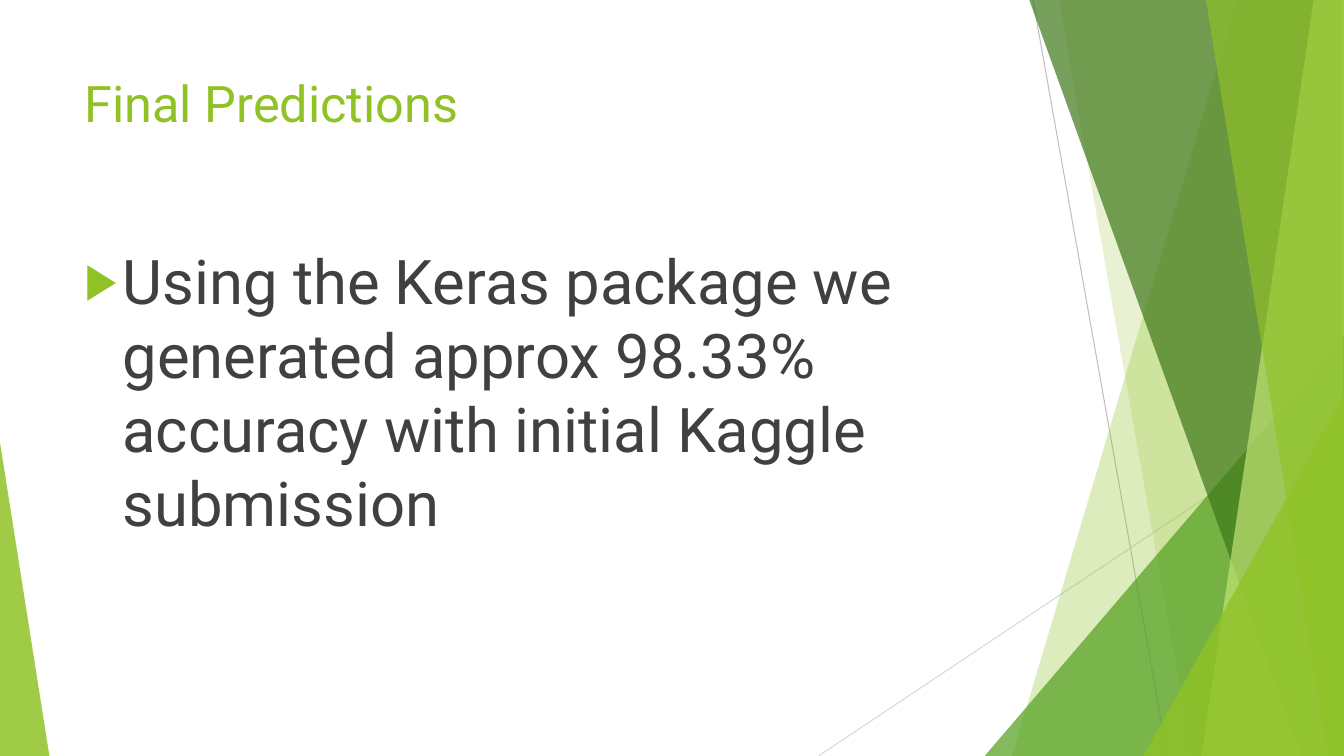
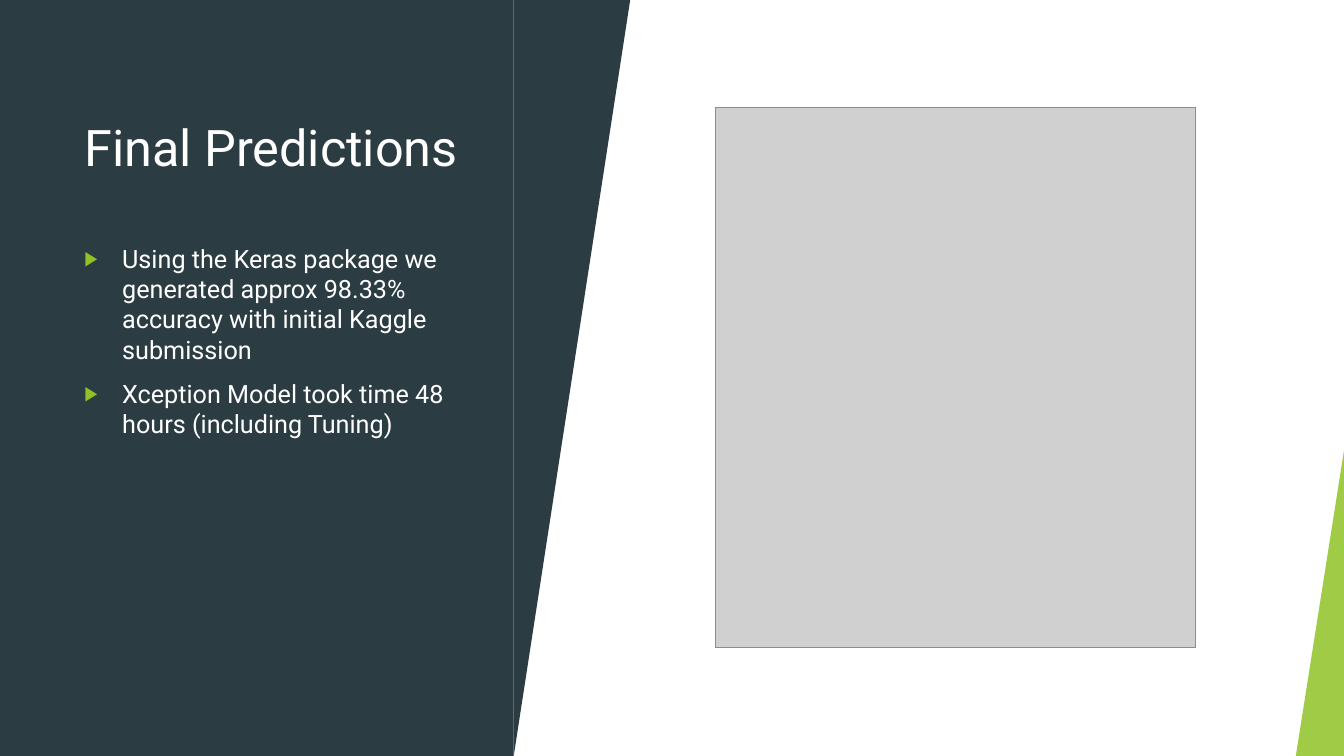
Before and after one commit to SriramSrinivas/PresentationFinal, a slide deck: slide 4 of Plant, Soil and Weed Identification.pptx. Drawn at 1344x756 pixels with LibreOffice and Linux fonts; fonts in the diff are those of the drawing; grey boxes stand for pictures. Boxes give left, top, right and bottom in pixels: in the first picture for what was removed or moved away, otherwise in the second. Text is boxed around its words. In the diff, an @@ line names an element or a change of style, - is before the commit and + after.

```diff
--- a/Plant, Soil and Weed Identification.pptx
+++ b/Plant, Soil and Weed Identification.pptx
@@ rectangle added at bbox=[0, 0, 1344, 756], fill #FFFFFF @@
@@ rectangle added at bbox=[0, 0, 514, 756], fill #2C3C43 @@
@@ triangle added at bbox=[514, 0, 631, 756], fill #2C3C43 @@
@@ title "Final Predictions" at bbox=[84, 128, 457, 167]: text colour #90C226 to #FFFFFF; vertical alignment top to middle @@
@@ picture added at bbox=[715, 107, 1196, 647] @@
@@ text at bbox=[122, 249, 437, 360]: size 44 to 18 pt, text colour #404040 to #FFFFFF in "Using the Keras package we generated approx ..." @@
@@ text at bbox=[122, 384, 443, 439]: paragraph added @@
+▶ Xception Model took time 48 hours (including Tuning)
@@ triangle added at bbox=[1297, 443, 1344, 756], fill #90C226 at 85% opacity @@
```
Also in this commit, not shown: 2 other slides changed.
